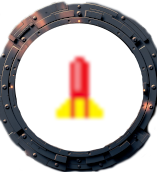
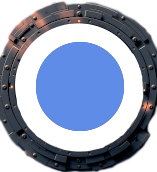
Layers edited between the first and the second 157×172 image:
added layer "Layer #2" above "bullets1.png copy #1" over <box>36,42,124,131</box>
hid "bullets1.png copy #1" over <box>52,53,107,122</box>
